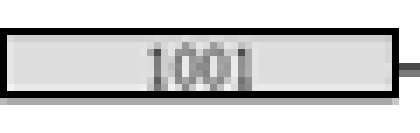
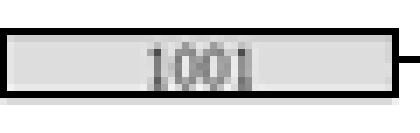
Revision of a layered w=420, h=133 image; what changed, layer by layer:
added layer "Shape 3" above "Layer 11" over [399, 56, 420, 63]
painted on "Layer 11", masked it over [0, 56, 420, 105]
removed layer "Layer 10" over [343, 56, 420, 105]
removed layer "Layer 9 copy" over [28, 98, 77, 105]
removed layer "Layer 8 copy" over [42, 56, 420, 105]
removed layer "Layer 9" over [35, 98, 84, 105]
hid "Background" over [0, 56, 420, 105]
